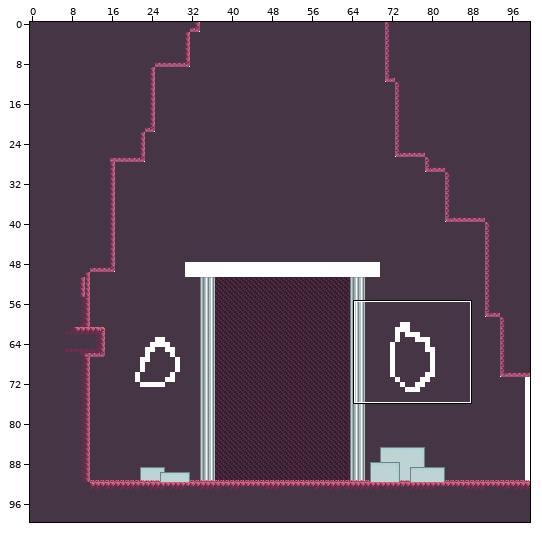
Tiled map -- Game/assets/Maps/test3.tmx. The picture above shows the old version from afar; the outline marks the close-up.
Close-up. As it was:
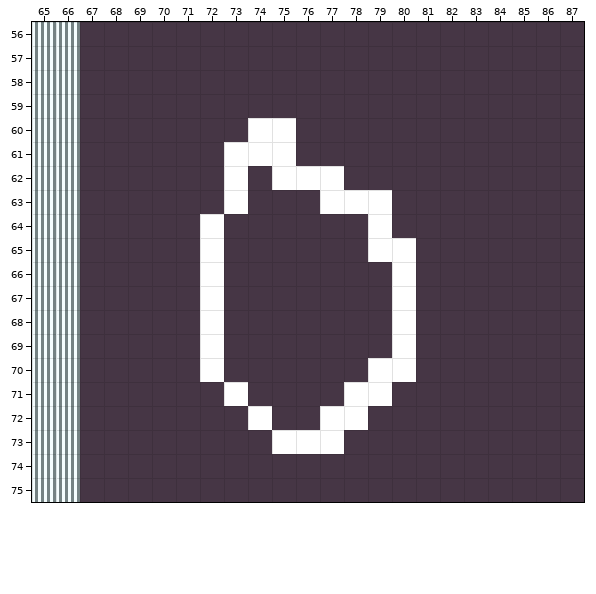
Cells are 8x8 px. Shown: x 65..87, y 56..75. The commit also changed other parts of the map, which this record leaves out.
The result:
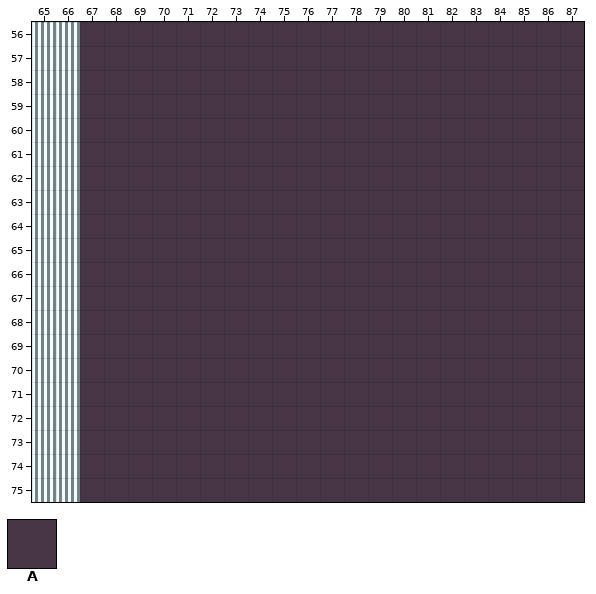
Key: from "forestTSet": A 34.
_ is an empty cell.
From old to new:
Layer "ground":
Tile A is added in row 60 at x 74 to 75; in row 61 at x 73 to 75; in row 62 at x 73 and 75 to 77; in row 63 at x 73 and 77 to 79; in row 64 at x 72 and 79; in row 65 at x 72 and 79 to 80.
Tile A is added in rows 66 to 69 at x 72 and 80; in row 70 at x 72 and 79 to 80; in row 71 at x 73 and 78 to 79; in row 72 at x 74 and 77 to 78; in row 73 at x 75 to 77.
